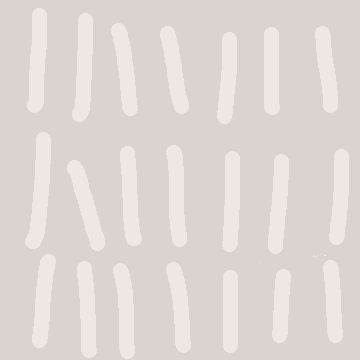
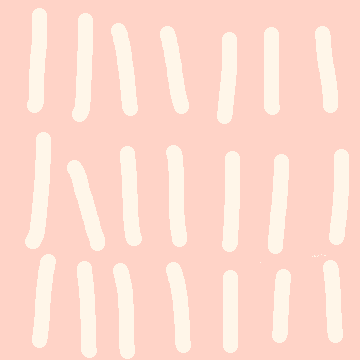
Revision of a layered 360px x 360px image; what changed, layer by layer:
painted on "Background2_Details" over (25, 8, 349, 359)
painted on "Background2" over (0, 0, 360, 360)
